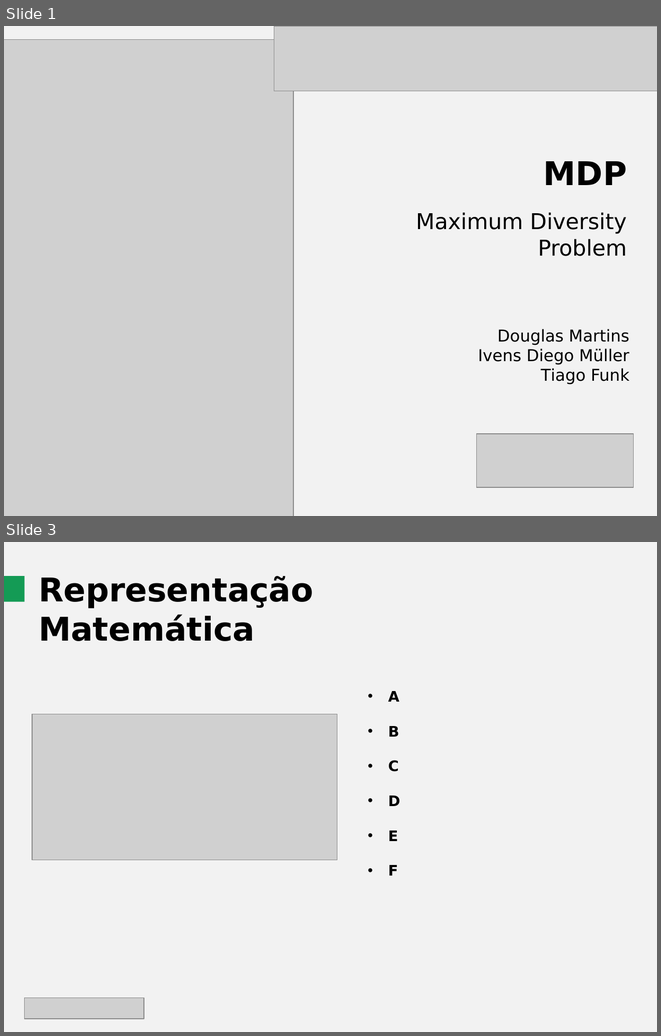
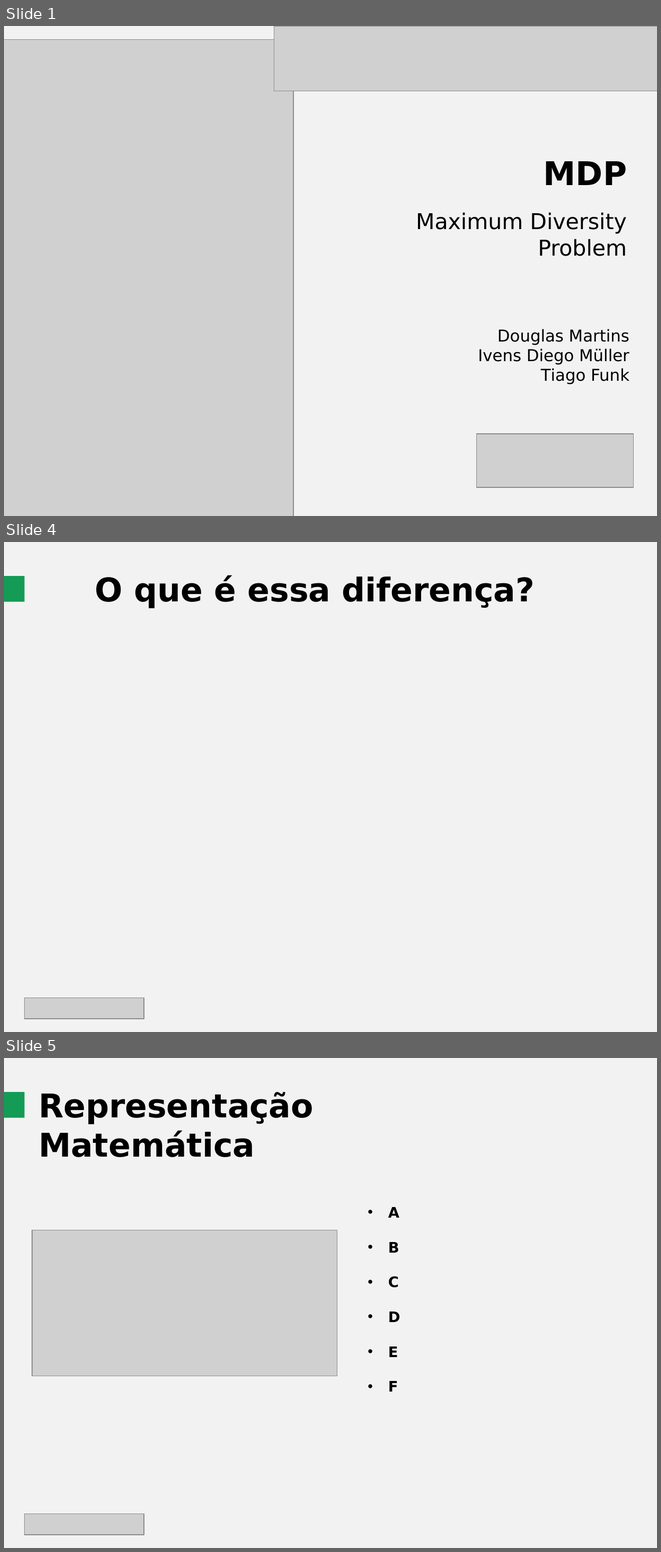
Before and after one commit to vensller/Maximum-Diversity-Problem, a slide deck: Guia e Tarefas/Apresentação Primeira Entrega.pptx. Shown one above the other, each under a label of ours: slides 1 and 3 before the commit, slides 1, 4 and 5 after it; the slides between them are not shown. The pictures are 661x1036 and 661x1552 pixels, drawn with LibreOffice and Linux fonts; fonts in the diff are those of the drawing; grey boxes stand for pictures. Boxes give left, top, right and bottom in pixels: in the first picture for what was removed or moved away, otherwise in the second. Text is boxed around its words. In the diff, an @@ line names an element or a change of style, - is before the commit and + after.

```diff
--- a/Guia e Tarefas/Apresentação Primeira Entrega.pptx
+++ b/Guia e Tarefas/Apresentação Primeira Entrega.pptx
@@ slide 4 added at <box>4,542,657,1032</box>, background #F2F2F2 @@
@@ rectangle added at <box>4,576,24,601</box>, fill #149B55 @@
@@ text added at <box>95,575,535,608</box>, 36 pt, text #000000, bold @@
+O que é essa diferença?
@@ picture added at <box>24,998,144,1018</box> @@
@@ what was slide 3 is now slide 5 @@
```
Also in this commit, not shown: 2 slides changed, 1 other slide added.
